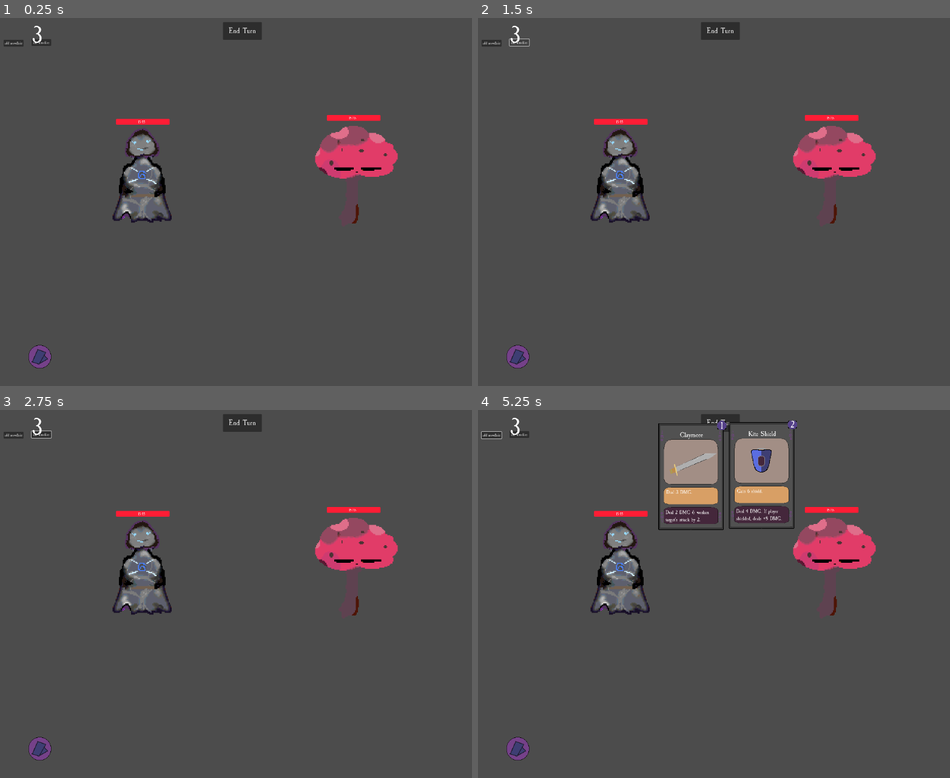
Above: before the commit, frames 1-4 (two rows, left to right).
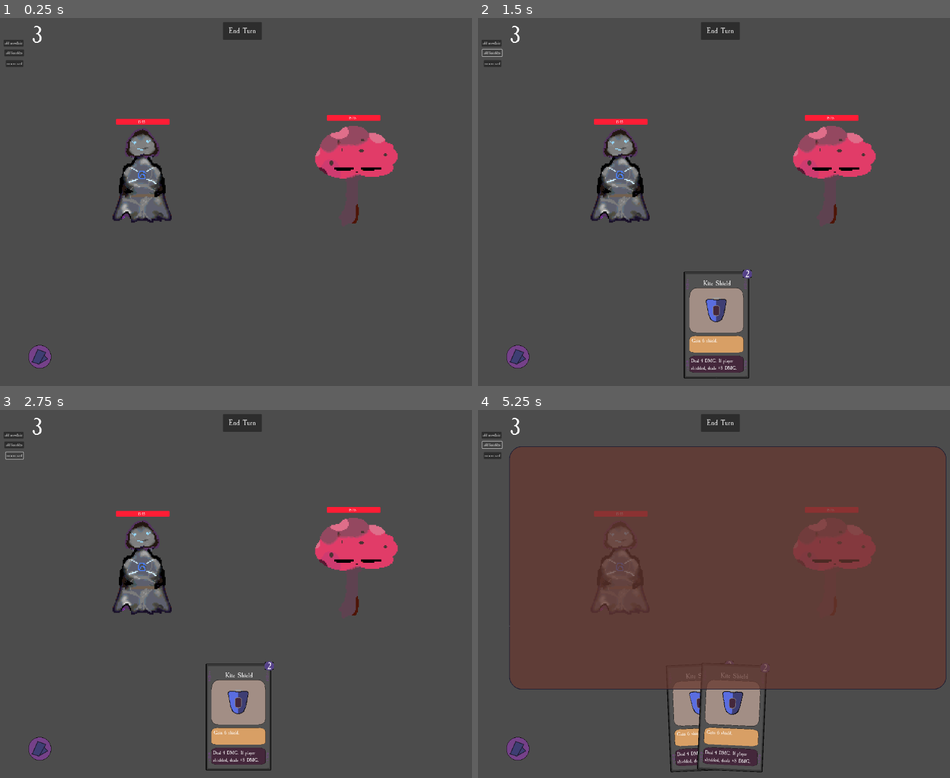
Above: after the commit, the same moments.

Repository: n0x1/Cardtrick
Game: Godot game, scene res://scenes/Main.tscn
Two runs of this game, one before a commit and one after it. Both use one fixed random seed, a clock stepped at 60 frames per second and the inputs below.
Inputs (mouse positions are in pixels of both pictures, inside the frame that each line leads up to):
- Up to frame 1 (0.25 s): no input
- Up to frame 2 (1.5 s): click "add snowflake" at 0.5 s; click "add knuckles" at 1.25 s
- Up to frame 3 (2.75 s): click (14, 454) at 2 s, where only the run after the commit has a clickable "remove card"
- Up to frame 4 (5.25 s): click (515, 748) at 2.75 s; click "End Turn" at 3.5 s; click "add snowflake" at 4.25 s; click "add knuckles" at 5 s

The runs differ from the first frame. In frame 1, 0.2% of the frame differs, in the area x 0-11%, y 5-14%; in frame 2, 2.8%; in frame 3, 2.8%; in frame 4, 16%, in the area x 0-100%, y 2-99%.

Commit message:
deck closer to working

Diff:
--- a/scenes/Card.tscn
+++ b/scenes/Card.tscn
@@ -9,6 +9,7 @@
 size = Vector2(257, 441)
 
 [node name="Card" type="Node2D"]
+z_index = 5
 position = Vector2(174, 253)
 script = ExtResource("1_74co5")
 CardName = "I am a new card name!"
@@ -72,8 +73,10 @@
 autowrap_mode = 2
 
 [node name="CardImage" type="Node2D" parent="."]
+z_index = 5
 
 [node name="CardImageSprite" type="Sprite2D" parent="CardImage"]
+z_index = 6
 position = Vector2(6, -41)
 scale = Vector2(1.45, 1.65)
 
--- a/scenes/Main.tscn
+++ b/scenes/Main.tscn
@@ -11,6 +11,7 @@
 [ext_resource type="Texture2D" uid="uid://ct103svanepry" path="res://sprites/Enemies/Mushroom.png" id="9_xtex8"]
 [ext_resource type="PackedScene" uid="uid://cq8thleckxxw8" path="res://scenes/ui/deck_view_window.tscn" id="10_b55e0"]
 [ext_resource type="Texture2D" uid="uid://5prk4i512iqu" path="res://sprites/Icons/deckbutton.png" id="10_o1fi1"]
+[ext_resource type="Texture2D" uid="uid://c0wogc7rilco7" path="res://sprites/deckviewui.png" id="11_cwtun"]
 [ext_resource type="Texture2D" uid="uid://ct0iq5rgs1l27" path="res://sprites/Icons/deck_open.png" id="11_yg7ln"]
 [ext_resource type="Texture2D" uid="uid://dotr7g86h4gyc" path="res://sprites/Icons/deck_click.png" id="12_fyua0"]
 
@@ -314,8 +315,20 @@
 offset_right = 1850.0
 offset_bottom = 993.0
 
+[node name="DeckViewBgRect" type="TextureRect" parent="CanvasLayer"]
+visible = false
+offset_left = 129.0
+offset_top = 180.0
+offset_right = 1930.0
+offset_bottom = 1182.0
+size_flags_horizontal = 3
+size_flags_vertical = 3
+texture = ExtResource("11_cwtun")
+
 [node name="DeckViewWindow" parent="CanvasLayer" instance=ExtResource("10_b55e0")]
 visible = false
+offset_top = -600.0
+offset_bottom = 402.0
 
 [node name="DeckButton" type="TextureButton" parent="."]
 offset_left = 198.0
@@ -328,6 +341,7 @@
 stretch_mode = 0
 
 [connection signal="card_activated" from="DeckHand" to="." method="_on_deck_hand_card_activated"]
+[connection signal="hide_deck_view" from="DeckHand" to="." method="_on_deck_hand_hide_deck_view"]
 [connection signal="pressed" from="Inflict1Button" to="." method="_on_inflict_1_button_pressed"]
 [connection signal="pressed" from="Inflict3Button" to="." method="_on_inflict_3_button_pressed"]
 [connection signal="pressed" from="EndTurn" to="." method="_on_end_turn_pressed"]
--- a/scenes/cards/brassknuckle.tscn
+++ b/scenes/cards/brassknuckle.tscn
@@ -16,6 +16,7 @@
 ThrowDescription = "Fully break a target's shield"
 
 [node name="CardImage" type="Sprite2D" parent="."]
+z_index = 5
 position = Vector2(4.74975, -274)
 scale = Vector2(2.02734, 2.65625)
 texture = ExtResource("3_gxn2u")
--- a/scenes/cards/claymore.tscn
+++ b/scenes/cards/claymore.tscn
@@ -18,6 +18,7 @@
 CardImage = NodePath("../CardImage")
 
 [node name="CardImage" type="Sprite2D" parent="."]
+z_index = 5
 position = Vector2(14.75, -244.562)
 scale = Vector2(1.5275, 1.98875)
 texture = ExtResource("2_nfp3l")
--- a/scenes/cards/shield.tscn
+++ b/scenes/cards/shield.tscn
@@ -17,6 +17,7 @@
 CardCost = 2
 
 [node name="CardImage" type="Sprite2D" parent="."]
+z_index = 5
 position = Vector2(4.74975, -274)
 scale = Vector2(2.02734, 2.65625)
 texture = ExtResource("2_i111m")
--- a/scenes/deck_n_hand.tscn
+++ b/scenes/deck_n_hand.tscn
@@ -17,12 +17,21 @@
 text = "add snowflake"
 
 [node name="Button2" type="Button" parent="."]
-offset_left = 153.0
-offset_top = 137.0
-offset_right = 234.0
-offset_bottom = 165.0
+offset_left = 41.0
+offset_top = 180.0
+offset_right = 122.0
+offset_bottom = 208.0
 text = "add knuckles"
 
+[node name="RemoveButton" type="Button" parent="."]
+offset_left = 47.0
+offset_top = 224.0
+offset_right = 119.0
+offset_bottom = 252.0
+text = "remove card"
+
 [connection signal="card_activated" from="Hand" to="." method="_on_hand_card_activated"]
+[connection signal="hide_deck_view" from="Hand" to="." method="_on_hand_hide_deck_view"]
 [connection signal="pressed" from="Button" to="." method="_on_button_pressed"]
 [connection signal="pressed" from="Button2" to="." method="_on_button_2_pressed"]
+[connection signal="pressed" from="RemoveButton" to="." method="_on_remove_button_pressed"]
--- a/scenes/ui/deck_view_window.tscn
+++ b/scenes/ui/deck_view_window.tscn
@@ -15,6 +15,7 @@
 offset_bottom = 296.0
 grow_horizontal = 2
 grow_vertical = 2
+size_flags_vertical = 3
 horizontal_scroll_mode = 3
 vertical_scroll_mode = 3
 script = ExtResource("1_rfb4c")
--- a/scripts/Hand.gd
+++ b/scripts/Hand.gd
@@ -2,6 +2,7 @@
 class_name Hand extends Node2D
 
 signal card_activated(card: UsableCard, action: String)
+signal hide_deck_view()
 
 @export var hand_radius: int = 1
 @export var card_angle: float = -90
@@ -47,6 +48,7 @@
 
 func stage_card(index):
 	make_NEM_invisible()
+	hide_deck_view.emit()
 
 	var card = hand[index]
 	staged_index = index
--- a/scripts/Main.gd
+++ b/scripts/Main.gd
@@ -112,6 +112,24 @@
 
 
 func _on_deck_button_pressed():
+	if deck_view_overlay.visible == false:
+		show_deck_view()
+	else:
+		hide_deck_view()
+
+
+
+func _on_deck_hand_hide_deck_view():
+	hide_deck_view()
+
+func show_deck_view():
 	(game_control as GameController).pause()
 	deck_view_overlay.visible = true
 	deck_view_overlay.display_card_list(deck.get_cards()) # pass array of list of UsableCard s
+	$CanvasLayer/DeckViewBgRect.visible = true
+	(get_node("DeckHand/Hand") as Hand).unstage_cards()
+
+func hide_deck_view():
+	(game_control as GameController).resume()
+	deck_view_overlay.visible = false
+	$CanvasLayer/DeckViewBgRect.visible = false
--- a/scripts/deck_n_hand.gd
+++ b/scripts/deck_n_hand.gd
@@ -1,7 +1,7 @@
 extends Node2D
 
 signal card_activated(card, action: String)
-
+signal hide_deck_view()
 @export var deck: Deck
 
 
@@ -11,6 +11,7 @@
 @onready var brassknuckle_card_scene: PackedScene = preload("res://scenes/cards/brassknuckle.tscn")
 
 @onready var hand = $Hand
+
 # Called when the node enters the scene tree for the first time.
 func _ready():
 	pass # Replace with function body
@@ -25,11 +26,23 @@
 	var c = ccs.instantiate()
 	deck.add_card(c)
 
-
 func _on_button_2_pressed():
 	var d = shield_card_scene.instantiate()
 	deck.add_card(d)
+	hand.add_card(d)
 
 
 func _on_hand_card_activated(staged_index, card, card_cost, action): # bring up to Main node
 	card_activated.emit(staged_index, card, card_cost, action)
+
+
+func _on_remove_button_pressed():
+	if deck.get_cards().is_empty():
+		return
+
+	var randomcard: CardWithID = deck.get_cards().pick_random()
+	deck.remove_card(randomcard.id)
+
+
+func _on_hand_hide_deck_view():
+	hide_deck_view.emit()
--- a/scripts/ui/card_container.gd
+++ b/scripts/ui/card_container.gd
@@ -4,6 +4,7 @@
 
 var card: UsableCard:
 	set(_card):
+		remove_child(card)
 		card = _card
 		card.set_position(CARD_COMPONENT_POSITION)
 		add_child(card)
--- a/scripts/ui/deck_view_window.gd
+++ b/scripts/ui/deck_view_window.gd
@@ -4,15 +4,22 @@
 
 @onready var flow_container = $HFlowContainer
 
+var cached_card_containers: Array[CardContainer] = []
+
+
 func clear_display():
 	for child in flow_container.get_children():
+		child.remove_child(child.card)
 		flow_container.remove_child(child)
-		child.queue_free()
+
 
 func display_card_list(cardsWithID: Array[CardWithID]):
 	clear_display()
+	while cached_card_containers.size() < cardsWithID.size():
+		cached_card_containers.push_back(card_container_scene.instantiate() as CardContainer)
 
-	for cardWithID in cardsWithID:
-		var card_container: CardContainer = card_container_scene.instantiate() as CardContainer
+	for i in cardsWithID.size():
+		var cardWithID: CardWithID = cardsWithID[i] as CardWithID
+		var card_container: CardContainer = cached_card_containers[i]
 		card_container.card = (cardWithID as CardWithID).card
 		flow_container.add_child(card_container)
Not shown: 1 places in scenes/Main.tscn that only renumber resources
Binary file added: sprites/deckviewui.png
Not shown, added: sprites/deckviewui.png.import
